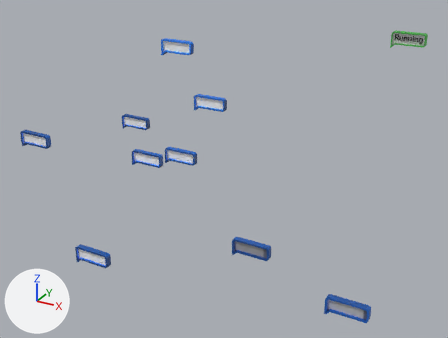
The glTF model src/assets/glb/laboratory/pop_up_photography_right.glb as it was, and as the next commit left it.
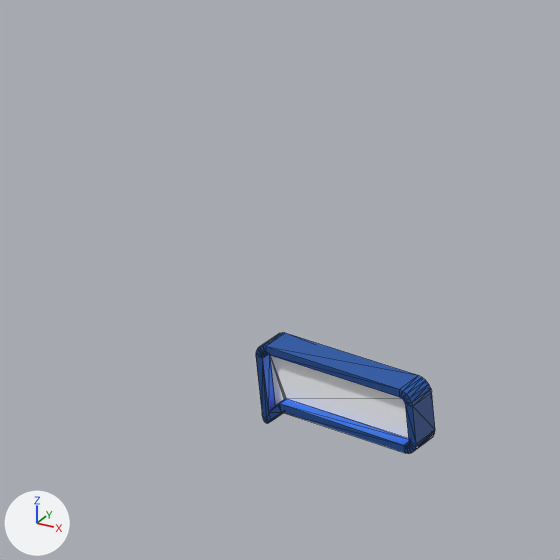
The first picture shows the older version from a camera (50 mm lens) standing at (43.8, -30.7, 29.0) and looking at (20.7, 11.1, 8.0). The close-ups show both versions on the part from 5% to 30% of the width and 53% to 86% of the height of that picture; other places that the commit changed are outside them. The axes (+X, +Y, +Z) are drawn at lower left. The lights are the same throughout. The close-ups show mesh edges as thin lines. Where no turn or scale is listed for an object, it has been applied to the vertices. Vertices at the same position are counted once.

Objects in the first close-up: 'pop_up_running'.
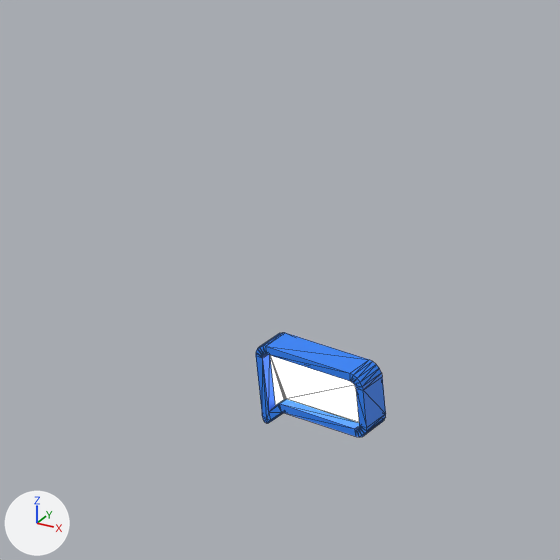
Pixel boxes [x1, y1, x2, y2] of what changed, in the close-ups (560 x 560 px; the box of a moved part takes in the faces that stretch with it):
'pop_up_running', surface changed, reshaped (27% narrower, 14% shorter): before [256, 333, 435, 454]; after [256, 333, 386, 437]
part 1 of me_pop_up_running, moved or reshaped: before [266, 333, 435, 454]; after [266, 333, 386, 437]

Patch to the scene script:
```diff
--- a/src/assets/glb/laboratory/pop_up_photography_right.glb.py
+++ b/src/assets/glb/laboratory/pop_up_photography_right.glb.py
@@ img_pop_up_texture @@
+img_pop_up_texture = load_image('pop_up_TEXTURE', '_unpacked/pop_up_TEXTURE', 683, 683, 'sRGB')
@@ img_pop_up_emission @@
+img_pop_up_emission = load_image('pop_up_EMISSION', '_unpacked/pop_up_EMISSION', 683, 683, 'sRGB')
@@ mat_pop_up_running @@
 n0 = _N.new('ShaderNodeBsdfPrincipled'); n0.name = 'Principled BSDF'
+n0.inputs[28].default_value = 1.0  # 'Emission Strength'
 n1 = _N.new('ShaderNodeOutputMaterial'); n1.name = 'Material Output'
 n2 = _N.new('ShaderNodeTexImage'); n2.name = 'Image Texture'
-n2.image = img_pop_up_running_baking
+n2.image = img_pop_up_emission
+n3 = _N.new('ShaderNodeTexImage'); n3.name = 'Image Texture.001'
+n3.image = img_pop_up_texture
 _L.new(n0.outputs[0], n1.inputs[0])  # 'BSDF' to 'Surface'
-_L.new(n2.outputs[0], n0.inputs[0])  # 'Color' to 'Base Color'
+_L.new(n2.outputs[0], n0.inputs[27])  # 'Color' to 'Emission Color'
+_L.new(n3.outputs[0], n0.inputs[0])  # 'Color' to 'Base Color'
@@ me_pop_up_running @@
 me_pop_up_running.from_pydata(...)  # 152 vertices, 300 faces; spans x -1.49..1.74, y -0.24..0.24, z -0.92..0.59
 # used by ob_pop_up_running; location = (13.5, 2.1, 2.3)
+# me_pop_up_running part 1: all 72 vertices in x 1.49..1.74, y -0.24..0.24, z -0.59..0.59 are moved by (-1.0, 0.0, 0.0)
 me_pop_up_running.materials.append(mat_pop_up_running)
```
